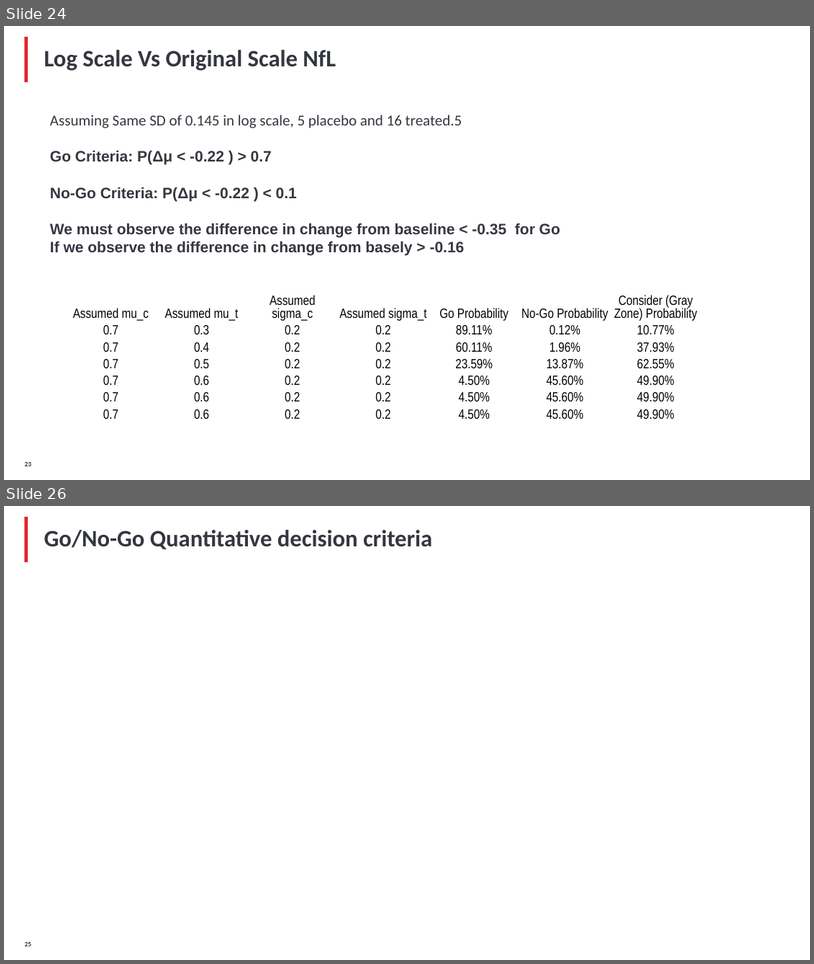
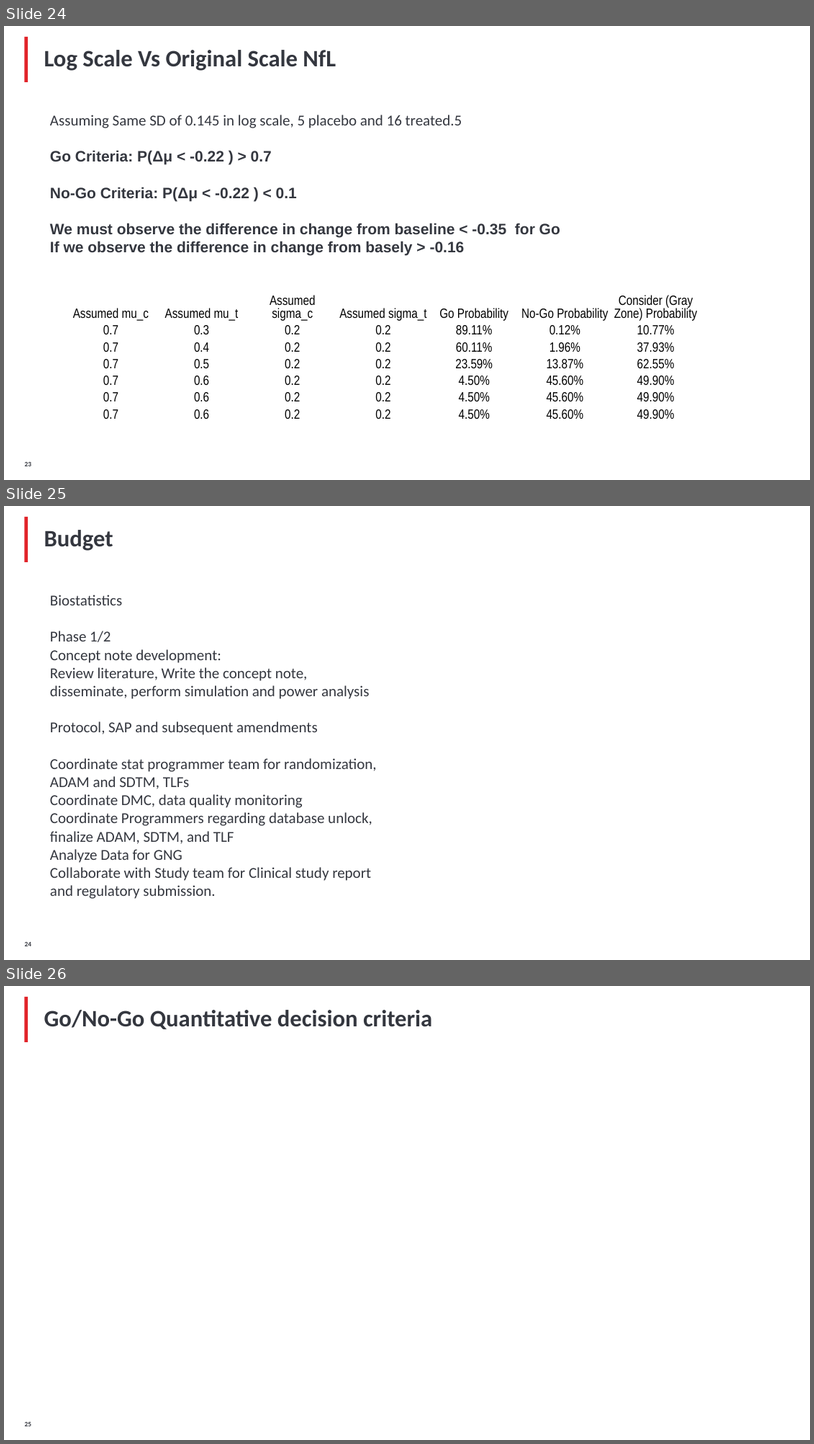
Before and after one commit to YushufSharker/ALS, a slide deck: OutputDocuments/ALS_Slide_deck_STAT.pptx. Shown one above the other, each under a label of ours: slides 24 and 26 before the commit, slides 24, 25 and 26 after it; the slides between them are not shown. The pictures are 814x964 and 814x1444 pixels, drawn with LibreOffice and Linux fonts; fonts in the diff are those of the drawing; grey boxes stand for pictures; background and template pictures are left out. Boxes give left, top, right and bottom in pixels: in the first picture for what was removed or moved away, otherwise in the second. Text is boxed around its words. In the diff, an @@ line names an element or a change of style, - is before the commit and + after.

```diff
--- a/OutputDocuments/ALS_Slide_deck_STAT.pptx
+++ b/OutputDocuments/ALS_Slide_deck_STAT.pptx
@@ slide 25 added at <box>4,506,810,960</box>, background #FFFFFF; not listed: 1 template element that a slide beside it also shows @@
@@ title added at <box>44,530,113,551</box>, 28 pt, text #34373F, bold @@
+Budget
@@ text added at <box>50,595,376,898</box>, 18 pt, text #34373F @@
+Biostatistics
+Phase 1/2
+Concept note development:
+Review literature, Write the concept note, disseminate, perform simulation and power analysis
+Protocol, SAP and subsequent amendments
+Coordinate stat programmer team for randomization, ADAM and SDTM, TLFs
+Coordinate DMC, data quality monitoring
+Coordinate Programmers regarding database unlock, finalize ADAM, SDTM, and TLF
+Analyze Data for GNG
+Collaborate with Study team for Clinical study report and regulatory submission.
@@ page number added at <box>25,942,31,946</box>, 8 pt, text #34373F, bold @@
+24
```
Also in this commit, not shown: 1 slide changed, 1 slide removed, 1 other file.
